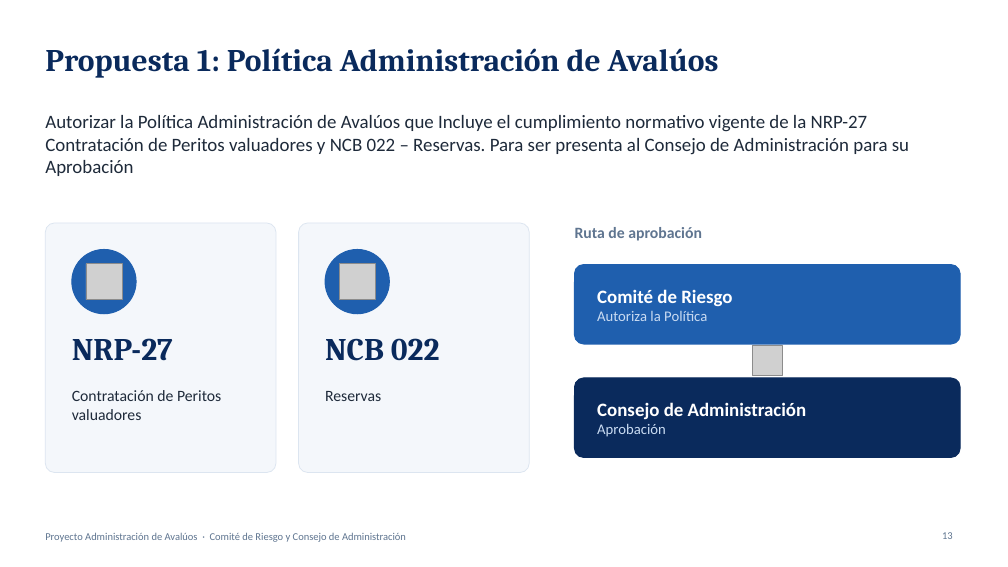
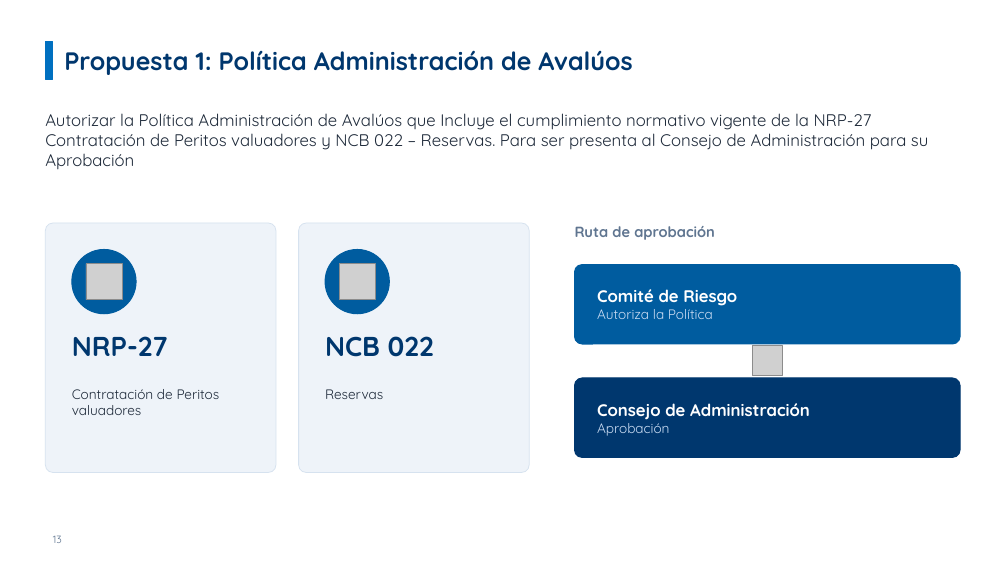
Before and after one commit to menjivar201280/riesgo, a slide deck: slide 13 of administracion-avaluos/Proyecto_Administracion_de_Avaluos.pptx. Drawn at 1008x567 pixels with LibreOffice and Linux fonts; fonts in the diff are those of the drawing; grey boxes stand for pictures; background and template pictures are left out. Boxes give left, top, right and bottom in pixels: in the first picture for what was removed or moved away, otherwise in the second. Text is boxed around its words. In the diff, an @@ line names an element or a change of style, - is before the commit and + after.

```diff
--- a/administracion-avaluos/Proyecto_Administracion_de_Avaluos.pptx
+++ b/administracion-avaluos/Proyecto_Administracion_de_Avaluos.pptx
@@ title "Propuesta 1: Política Administración de ..." moved from (x1=45, y1=48, x2=719, y2=78) to (x1=64, y1=50, x2=632, y2=75) @@
@@ title "Propuesta 1: Política Administración de ..." at (x1=64, y1=50, x2=632, y2=75): size 30 to 24 pt, font Cambria to Quicksand, text colour #0A2A5C to #00376E @@
@@ rectangle added at (x1=45, y1=42, x2=53, y2=79), fill #0070C0, outline #0070C0 1 pt @@
@@ text "Autorizar la Política Administración de ..." at (x1=45, y1=113, x2=928, y2=169): size 18 to 16 pt, font Calibri to Quicksand @@
@@ rounded rectangle at (x1=45, y1=223, x2=276, y2=473): fill #F4F7FB to #EEF3F9; outline #DCE5F0 0.75 pt to #D6E2EF 0.75 pt; proportions changed @@
@@ rounded rectangle at (x1=299, y1=223, x2=529, y2=473): fill #F4F7FB to #EEF3F9; outline #DCE5F0 0.75 pt to #D6E2EF 0.75 pt; proportions changed @@
@@ text "Ruta de aprobación" at (x1=575, y1=226, x2=715, y2=240): size 15 to 14 pt, font Calibri to Quicksand @@
@@ ellipse at (x1=72, y1=250, x2=136, y2=314): fill #1F5FAE to #005C9F; outline #1F5FAE 1 pt to #005C9F 1 pt @@
@@ ellipse at (x1=325, y1=250, x2=389, y2=314): fill #1F5FAE to #005C9F; outline #1F5FAE 1 pt to #005C9F 1 pt @@
@@ rounded rectangle at (x1=575, y1=265, x2=960, y2=344): fill #1F5FAE to #005C9F; outline #1F5FAE 1 pt to #005C9F 1 pt; proportions changed @@
@@ text "Comité de Riesgo" at (x1=597, y1=289, x2=737, y2=319): size 18 to 16 pt in "Comité de Riesgo"; font Calibri to Quicksand; size 14 to 13 pt in "Autoriza la Política" @@
@@ text "NRP-27" at (x1=72, y1=336, x2=168, y2=356): size 30 to 26 pt, font Cambria to Quicksand, text colour #0A2A5C to #00376E @@
@@ text "NCB 022" at (x1=325, y1=336, x2=434, y2=357): size 30 to 26 pt, font Cambria to Quicksand, text colour #0A2A5C to #00376E @@
@@ text "Contratación de Peritos valuadores" at (x1=72, y1=389, x2=220, y2=415): size 15 to 13 pt, font Calibri to Quicksand @@
@@ text "Reservas" at (x1=325, y1=389, x2=383, y2=399): size 15 to 13 pt, font Calibri to Quicksand @@
@@ rounded rectangle at (x1=575, y1=378, x2=960, y2=457): fill #0A2A5C to #00376E; outline #0A2A5C 1 pt to #00376E 1 pt; proportions changed @@
@@ text "Consejo de Administración" at (x1=597, y1=403, x2=810, y2=436): size 18 to 16 pt in "Consejo de Administración"; font Calibri to Quicksand; size 14 to 13 pt in "Aprobación" @@
@@ page number moved from (x1=942, y1=532, x2=953, y2=539) to (x1=53, y1=535, x2=62, y2=543) @@
@@ page number at (x1=53, y1=535, x2=62, y2=543): font Calibri to Quicksand; alignment right to left @@
@@ text removed at (x1=45, y1=532, x2=406, y2=542) @@
-Proyecto Administración de Avalúos · Comité de Riesgo y Consejo de Administración
```
Also in this commit, not shown: 15 other slides changed, 2 slides added.
